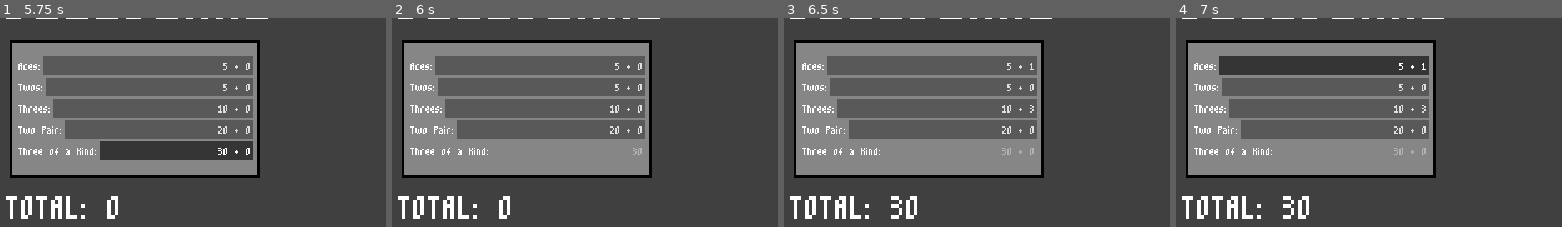
Above: before the commit, frames 1-4 (left to right).
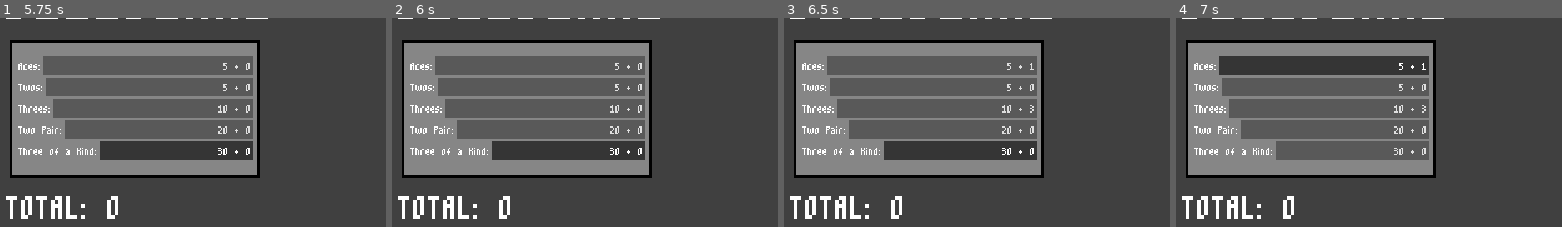
Above: after the commit, the same moments.

Repository: xander6424/DICESIRAE
Game: Godot game, scene res://scenes/main.tscn
Same seed, same stepped clock (60 frames per second), same inputs: the game is played once before the commit and once after it.
Inputs (mouse positions are % of the whole screen's width and height, from its top left):
- Up to frame 1 (5.75 s): click "SCORE" at 0.5 s; click "5 + 0" at 1.25 s; click "5 + 0" at 2 s; click "10 + 0" at 2.75 s; click "20 + 0" at 3.5 s; click "30 + 0" at 4.25 s; click (96, 93) at 5 s
- Up to frame 2 (6 s): click "SCORE" at 5.75 s
- Up to frame 3 (6.5 s): no input
- Up to frame 4 (7 s): click "5 + 1" at 6.5 s
The pictures show only the part of the screen within x 0-50%, y 12-62%; the shares and areas given below are measured in that part.

Frame 1 is identical in both runs. In frame 2, 3.6% of the frame differs, in the area x 25-66%, y 58-68%; in frame 3, 3.9%, in the area x 25-66%, y 58-97%; in frame 4, 3.9%.

Commit message:
Update Labels Signal
A signal has been implemented to update the labels when scoring dice.

Diff:
--- a/scenes/main.tscn
+++ b/scenes/main.tscn
@@ -138,3 +138,4 @@
 [connection signal="reset" from="DiceSet/Dice5" to="." method="_on_reset"]
 [connection signal="roll_done" from="DiceSet/Dice5" to="." method="_on_dice_roll_done"]
 [connection signal="saved_pressed" from="DiceSet/Dice5" to="." method="_on_saved_pressed"]
+[connection signal="update_labels" from="Scorecard" to="." method="_on_update_labels"]
--- a/scripts/global.gd
+++ b/scripts/global.gd
@@ -5,12 +5,3 @@
 var grand_total: int = 0
 var rolling_dice_list: Array[int] = []
 var saved_dice_list: Array[int] = []
-
-# Called when the node enters the scene tree for the first time.
-func _ready() -> void:
-	pass # Replace with function body.
-
-
-# Called every frame. 'delta' is the elapsed time since the previous frame.
-func _process(delta: float) -> void:
-	pass
--- a/scripts/main.gd
+++ b/scripts/main.gd
@@ -18,7 +18,7 @@
 
 func _ready() -> void:
 	update_score(roll_total)
-	update_labels()
+	_on_update_labels()
 
 func _process(delta: float) -> void:
 	# Checks if all rerolls have been used
@@ -40,7 +40,7 @@
 	if current_roll_scored:
 		Global.rerolls = 3
 		Global.lots -= 1
-		update_labels() # after scoring actually happens
+		_on_update_labels() # after scoring actually happens
 		current_roll_scored = false
 
 func _on_reset() -> void:
@@ -70,7 +70,7 @@
 
 		#dice_list.sort() for checking categories
 		update_score(roll_total)
-		update_labels()
+		_on_update_labels()
 
 		# Show numbers in output (remove later)
 		print("DICE ROLLED: ", Global.rolling_dice_list)
@@ -80,7 +80,8 @@
 func update_score(score_total: int):
 	score_label.text = str(score_total)
 
-func update_labels():
+func _on_update_labels() -> void:
+	print("HI")
 	lots_label.text = "Lots: " + str(Global.lots)
 	reroll_label.text = "Rerolls: " + str(Global.rerolls)
 	grand_total_label.text = "TOTAL: " + str(Global.grand_total)
--- a/scripts/scorecard.gd
+++ b/scripts/scorecard.gd
@@ -1,4 +1,6 @@
 extends Control
+
+signal update_labels()
 
 @onready var score_button: Button = %ScoreButton
 @onready var category_label_list = [%CategoryLabel1, %CategoryLabel2, %CategoryLabel3, %CategoryLabel4, %CategoryLabel5]
@@ -46,13 +48,20 @@
 			active_category_info_list.append(category)
 			scorecard_index += 1
 
-	score_button.pressed.connect(score_button_pressed)
+	score_button.pressed.connect(_score_button_pressed)
 
 
 func category_button_pressed() -> void:
-	print("PRESSED")
+	# Find which category was selected
+	var current_category
+	for category in active_category_info_list:
+		if category.button.button_pressed:
+			current_category = category
+			break
 
-func score_button_pressed() -> void:
+	# Don't select category if zero
+
+func _score_button_pressed() -> void:
 	var current_category
 	var category_selected: bool = false
 
@@ -64,13 +73,15 @@
 			break
 
 	if category_selected:
-		var scored_total = current_category.base_score + current_category.total
-		current_category.scored = true
-		current_category.button.disabled = true
-		current_category.button.text = str(scored_total)
-		Global.grand_total += scored_total
+		if current_category.total > 0:
+			var scored_total = current_category.base_score + current_category.total
+			current_category.scored = true
+			current_category.button.disabled = true
+			current_category.button.text = str(scored_total)
+			Global.grand_total += scored_total
 
-		# Emit a signal to decrease lot count and update labels.
+		update_labels.emit()
+
 	else:
 		print("Please select a category")
 
